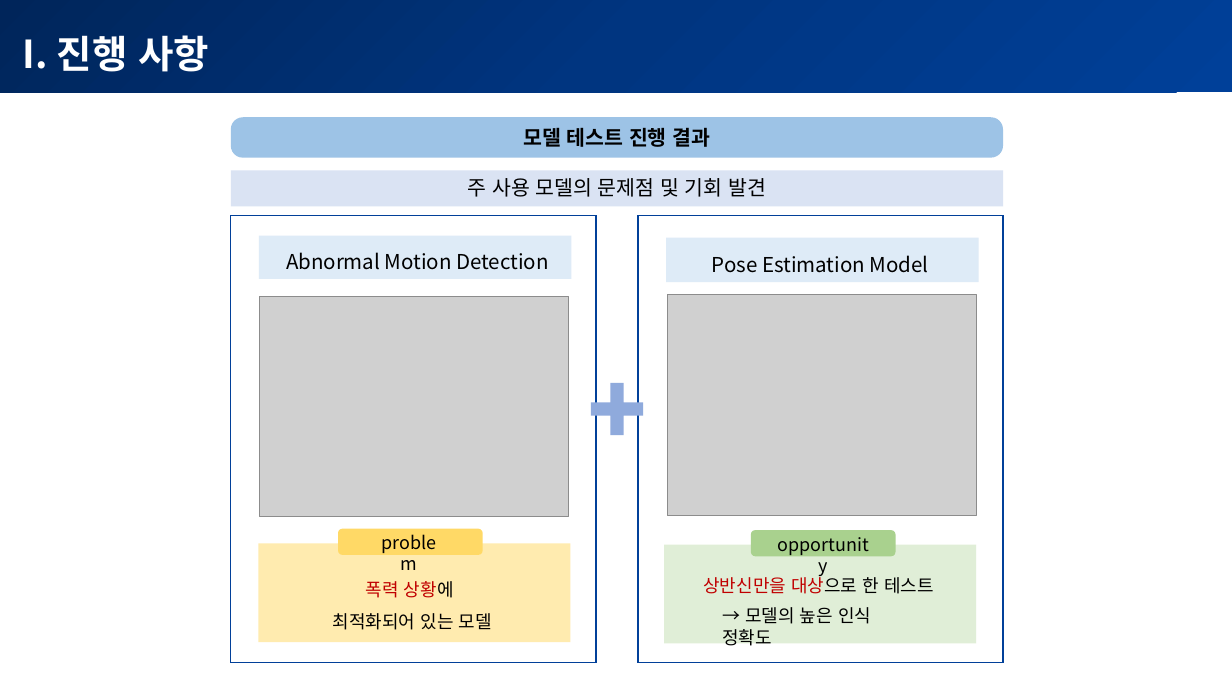
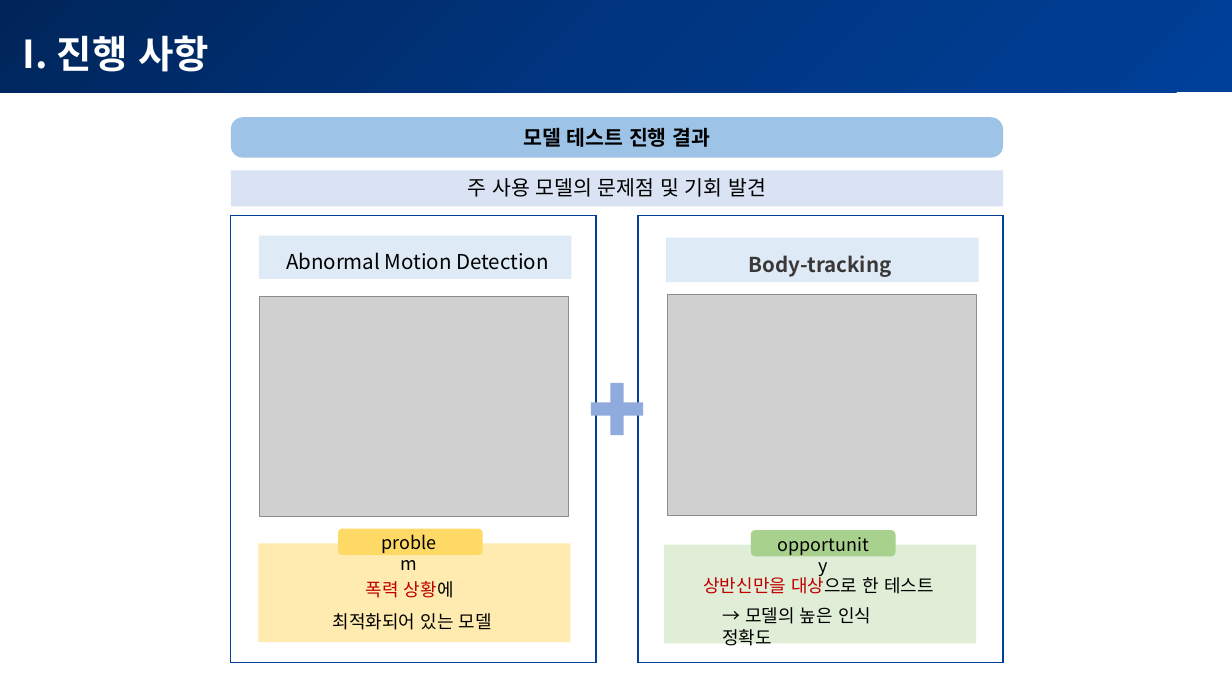
Before and after one commit to POSCO-AI-BIG-9th-A/POSCO-Academy-A3_, a slide deck: slide 1 of proj_AI/3nd week/1_이경원_모델변경사유.pptx. Drawn at 1232x693 pixels with LibreOffice and Linux fonts; fonts in the diff are those of the drawing; grey boxes stand for pictures. Boxes give left, top, right and bottom in pixels: in the first picture for what was removed or moved away, otherwise in the second. Text is boxed around its words. In the diff, an @@ line names an element or a change of style, - is before the commit and + after.

```diff
--- a/proj_AI/3nd week/1_이경원_모델변경사유.pptx
+++ b/proj_AI/3nd week/1_이경원_모델변경사유.pptx
@@ text at [749, 255, 891, 277]: text changed; text colour #000000 to #3B3838; bold on @@
-Pose Estimation Model
+Body-tracking
```
